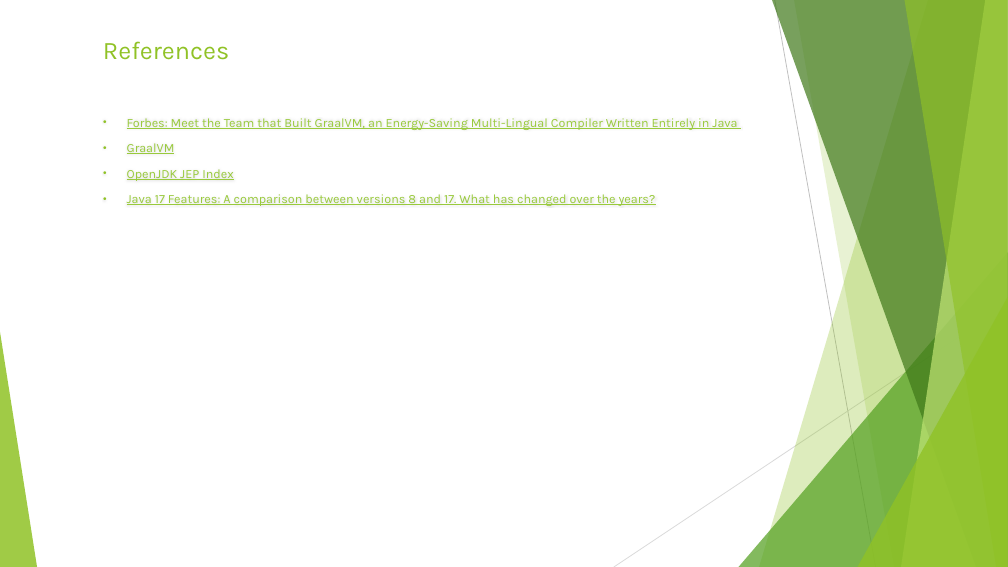
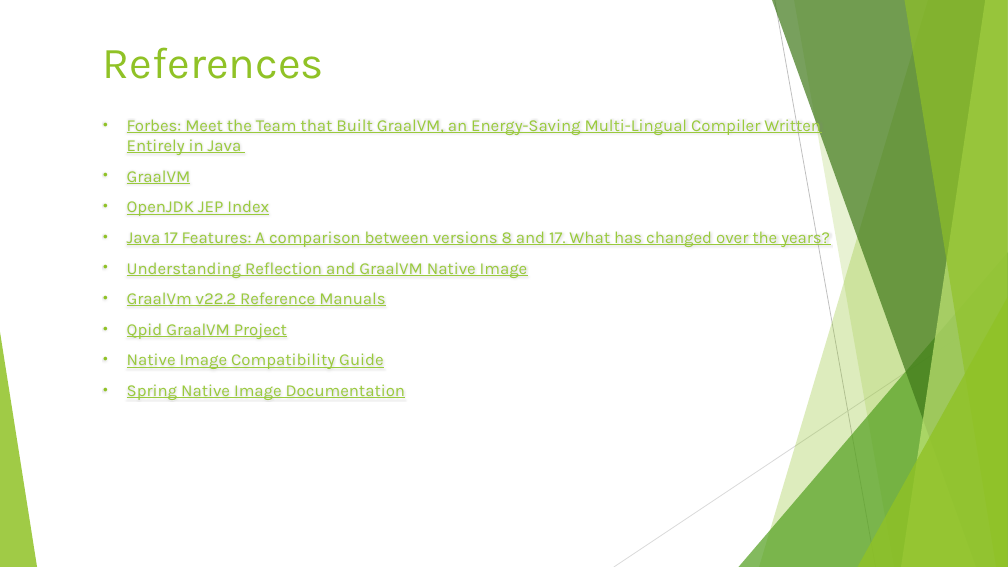
Before and after one commit to Rohan427/Qpid4Graal, a slide deck: slide 29 of doc/reference/GraalVm _Upgrade.pptx (slide 23 before the commit). Drawn at 1008x567 pixels with LibreOffice and Linux fonts; fonts in the diff are those of the drawing. Boxes give left, top, right and bottom in pixels: in the first picture for what was removed or moved away, otherwise in the second. Text is boxed around its words. In the diff, an @@ line names an element or a change of style, - is before the commit and + after.

Commit message:
GraalVM Upgrade PPT v3

```diff
--- a/doc/reference/GraalVm _Upgrade.pptx
+++ b/doc/reference/GraalVm _Upgrade.pptx
@@ title "References" at (x1=103, y1=47, x2=324, y2=79): size 24 to 42 pt @@
@@ text at (x1=127, y1=116, x2=830, y2=247): size 12 to 16 pt in "Forbes: Meet the Team that Built GraalVM, ...", "GraalVM", "OpenJDK JEP Index", "Java 17 Features: A comparison between versions ..." @@
@@ text at (x1=127, y1=262, x2=528, y2=400): paragraphs added @@
+• Understanding Reflection and GraalVM Native Image
+• GraalVm v22.2 Reference Manuals
+• Qpid GraalVM Project
+• Native Image Compatibility Guide
+• Spring Native Image Documentation
```
Also in this commit, not shown: 5 other slides changed, 6 slides added, 2 other files.
